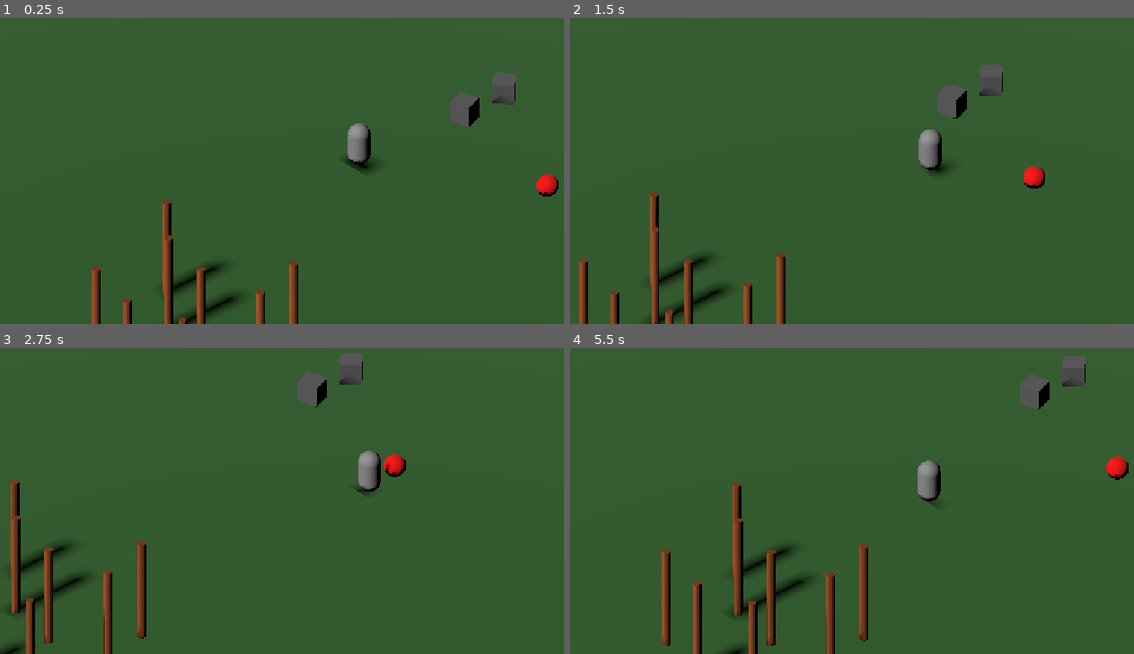
Above: before the commit, frames 1-4 (two rows, left to right).
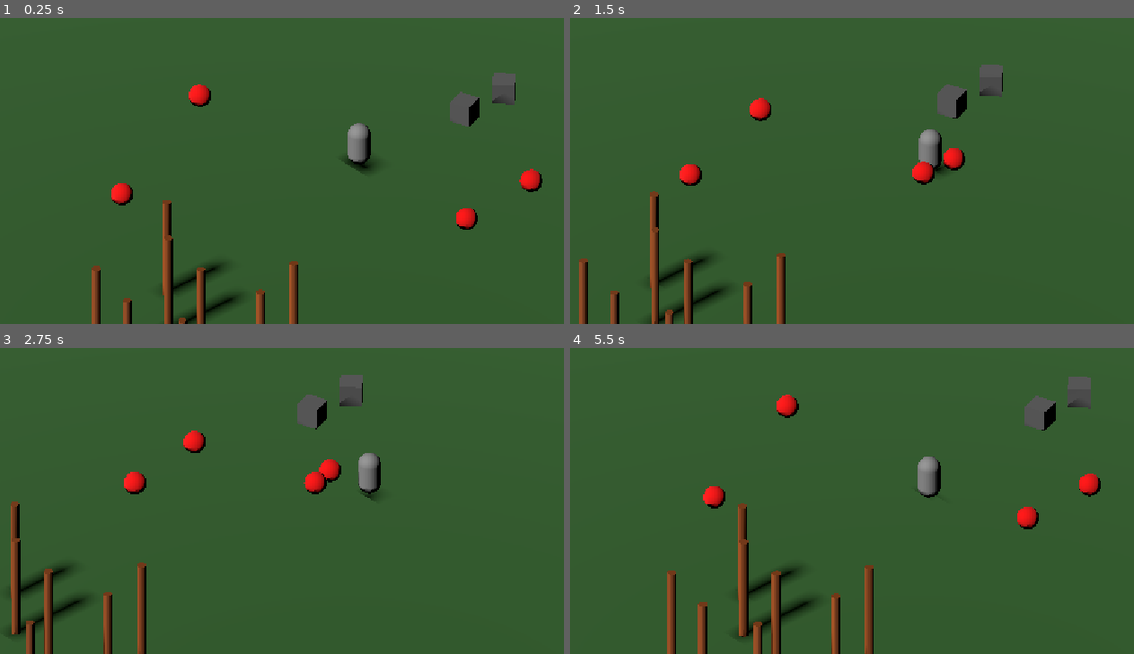
Above: after the commit, the same moments.

Repository: Ardensten/SurvivalSurvivors
Game: Godot game, scene res://main/main.tscn
Same seed, same stepped clock (60 frames per second), same inputs: the game is played once before the commit and once after it.
Inputs:
- Up to frame 1 (0.25 s): no input
- Up to frame 2 (1.5 s): tap Enter (ui_accept) at 0.5, 0.77 s; hold Right (ui_right) 0.53-1.28 s; hold Down (ui_down) from 1.28 s (still down)
- Up to frame 3 (2.75 s): tap Enter (ui_accept) at 1.52 s; release Down (ui_down) at 2.03 s; hold Right (ui_right) from 2.03 s (still down)
- Up to frame 4 (5.5 s): release Right (ui_right) at 2.78 s; hold Up (ui_up) 2.78-3.53 s; tap Enter (ui_accept) at 3.02, 3.77, 4.52 s; hold Left (ui_left) 3.53-5.03 s; tap K (debug_damage) at 4.15 s; tap J (debug_enemy_damage) at 4.9 s; hold Down (ui_down) from 5.03 s (still down)

The runs differ from the first frame. In frame 1, 1.1% of the frame differs, in the area x 19-100%, y 21-70%; in frame 2, 1.2%; in frame 3, 5.1%; in frame 4, 8.9%, in the area x 16-100%, y 2-100%.

Commit message:
Enemies now move and attack

Diff:
--- a/game/enemies/basic_enemy/basic_enemy.gd
+++ b/game/enemies/basic_enemy/basic_enemy.gd
@@ -1,15 +1,73 @@
 extends CharacterBody3D
 
+@export var move_speed: float = 3.0
+@export var stop_distance: float = 1.5
+
+@export var attack_range: float = 1.75
+@export var attack_damage: float = 10.0
+@export var attack_cooldown: float = 1.0
+
 @onready var health_component: HealthComponent = $HealthComponent
+
+var player: Node3D
+var attack_cooldown_remaining: float = 0.0
 
 
 func _ready() -> void:
 	health_component.died.connect(_on_died)
 
+	player = get_tree().get_first_node_in_group("player")
+
+
 func _process(_delta: float) -> void:
 	if Input.is_action_just_pressed("debug_enemy_damage"):
 		take_damage(25.0)
 		print("Enemy health: ", health_component.current_health)
+
+
+func _physics_process(delta: float) -> void:
+	if not is_instance_valid(player):
+		return
+
+	if not is_on_floor():
+		velocity += get_gravity() * delta
+
+	attack_cooldown_remaining = max(
+		attack_cooldown_remaining - delta,
+		0.0
+	)
+
+	var offset := player.global_position - global_position
+	var horizontal_offset := Vector3(offset.x, 0.0, offset.z)
+	var distance := horizontal_offset.length()
+
+	if distance > stop_distance:
+		var direction := horizontal_offset.normalized()
+
+		velocity.x = direction.x * move_speed
+		velocity.z = direction.z * move_speed
+	else:
+		velocity.x = 0.0
+		velocity.z = 0.0
+
+	move_and_slide()
+
+	if distance <= attack_range:
+		try_attack()
+
+
+func try_attack() -> void:
+	if attack_cooldown_remaining > 0.0:
+		return
+
+	if not is_instance_valid(player):
+		return
+
+	player.take_damage(attack_damage)
+	attack_cooldown_remaining = attack_cooldown
+
+	print("Enemy attacked player for ", attack_damage)
+
 
 func take_damage(amount: float) -> void:
 	health_component.take_damage(amount)
--- a/game/player/player.gd
+++ b/game/player/player.gd
@@ -35,5 +35,9 @@
 	move_and_slide()
 
 
+func take_damage(amount: float) -> void:
+	health_component.take_damage(amount)
+
+
 func _on_died() -> void:
 	SceneManager.restart_scene()
--- a/game/player/player.tscn
+++ b/game/player/player.tscn
@@ -8,7 +8,7 @@
 [sub_resource type="BoxShape3D" id="BoxShape3D_b2mth"]
 size = Vector3(1, 1.9999999, 1)
 
-[node name="Player" type="CharacterBody3D" unique_id=1081011597]
+[node name="Player" type="CharacterBody3D" unique_id=1081011597 groups=["player"]]
 script = ExtResource("1_obar5")
 
 [node name="MeshInstance3D" type="MeshInstance3D" parent="." unique_id=1947586394]
--- a/main/main.tscn
+++ b/main/main.tscn
@@ -22,4 +22,13 @@
 [node name="DebugOverlay" parent="." unique_id=1587992545 instance=ExtResource("4_c651c")]
 
 [node name="BasicEnemy" parent="." unique_id=100671362 instance=ExtResource("6_kfbq2")]
-transform = Transform3D(1, 0, 0, 0, 1, 0, 0, 0, 1, 8.378458, 0.38893867, 2.340744)
+transform = Transform3D(1, 0, 0, 0, 1, 0, 0, 0, 1, 8.378458, 0.7531123, 2.340744)
+
+[node name="BasicEnemy2" parent="." unique_id=2096423427 instance=ExtResource("6_kfbq2")]
+transform = Transform3D(1, 0, 0, 0, 1, 0, 0, 0, 1, 5.2928066, 0.5, 5.785075)
+
+[node name="BasicEnemy3" parent="." unique_id=117093443 instance=ExtResource("6_kfbq2")]
+transform = Transform3D(1, 0, 0, 0, 1, 0, 0, 0, 1, -11.273474, 0.5, 3.4363365)
+
+[node name="BasicEnemy4" parent="." unique_id=1302916419 instance=ExtResource("6_kfbq2")]
+transform = Transform3D(1, 0, 0, 0, 1, 0, 0, 0, 1, -7.7048254, 0.50000095, -5.2491665)
--- a/project.godot
+++ b/project.godot
@@ -28,6 +28,10 @@
 window/size/mode=2
 window/stretch/mode="canvas_items"
 window/stretch/aspect="expand"
+
+[global_group]
+
+player=""
 
 [input]
 
